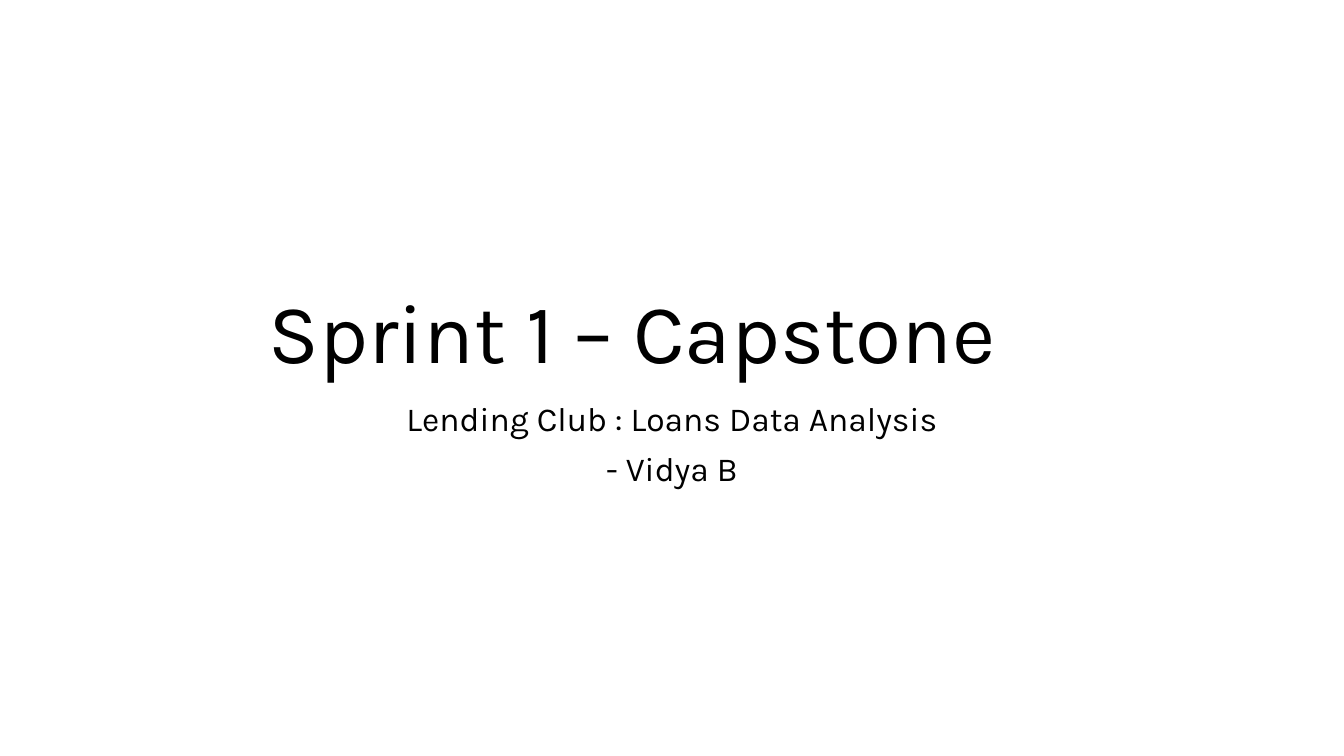
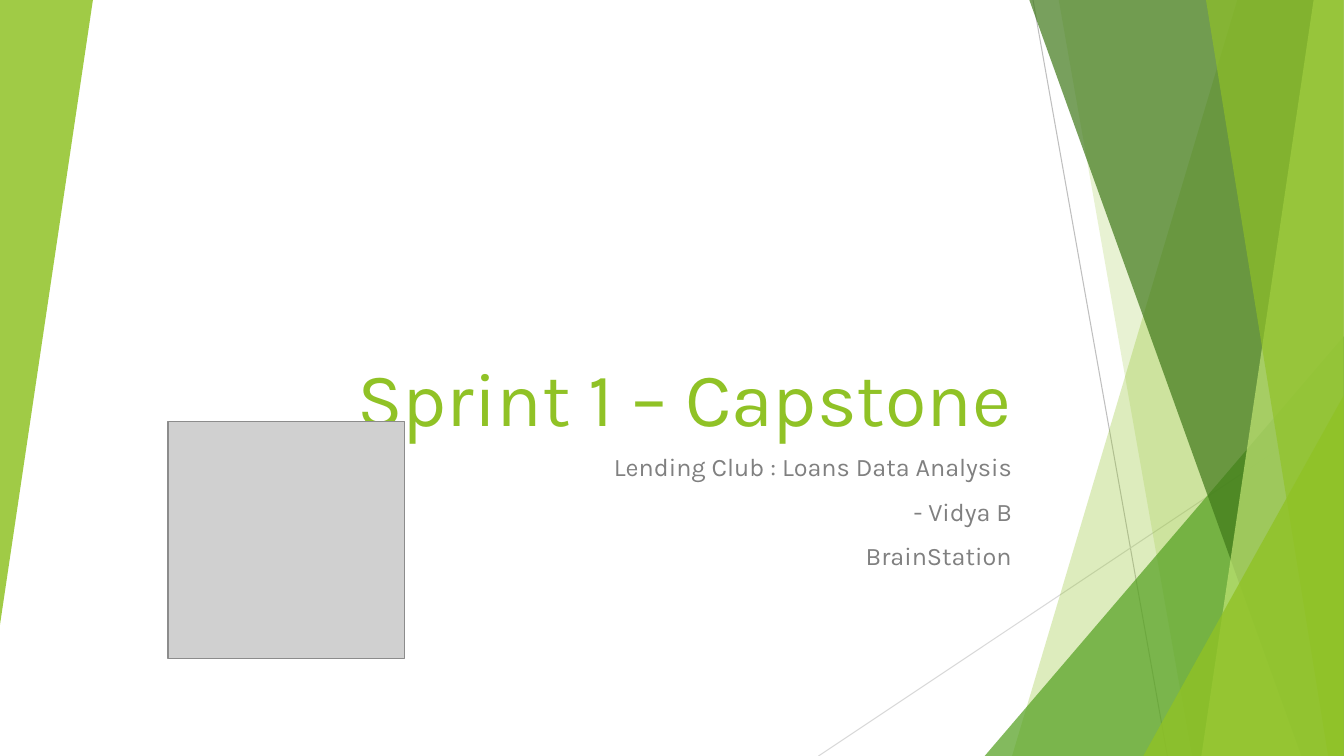
Before and after one commit to botchavs/capstone, a slide deck: slide 1 of Sprint1.pptx. Drawn at 1344x756 pixels with LibreOffice and Linux fonts; fonts in the diff are those of the drawing; grey boxes stand for pictures. Boxes give left, top, right and bottom in pixels: in the first picture for what was removed or moved away, otherwise in the second. Text is boxed around its words. In the diff, an @@ line names an element or a change of style, - is before the commit and + after.

```diff
--- a/Sprint1.pptx
+++ b/Sprint1.pptx
@@ group added at box(0, 0, 1344, 756): 5 freeform shapes, 3 triangles, 2 lines @@
@@ title "Sprint 1 – Capstone": place and size @@
-title "Sprint 1 – Capstone" at box(269, 305, 995, 383)
+title "Sprint 1 – Capstone" at box(357, 374, 1011, 444)
@@ title "Sprint 1 – Capstone" at box(357, 374, 1011, 444): size 60 to 54 pt, text colour #000000 to #90C226; alignment centre to right; line spacing 0.9 to 1 @@
@@ subtitle "Lending Club : Loans Data ...": place and size @@
-subtitle "Lending Club : Loans Data ..." at box(406, 408, 937, 490)
+subtitle "Lending Club : Loans Data ..." at box(614, 459, 1012, 565)
@@ picture added at box(168, 422, 404, 658) @@
@@ subtitle at box(614, 459, 1012, 527): size 24 to 18 pt, text colour #000000 to #808080 in "Lending Club : Loans Data Analysis", "- Vidya B"; alignment centre to right; line spacing 0.9 to 1 @@
@@ subtitle at box(866, 548, 1012, 565): paragraph added @@
+BrainStation
```
Also in this commit, not shown: 8 other slides changed, 5 slides added, 1 slide removed.
